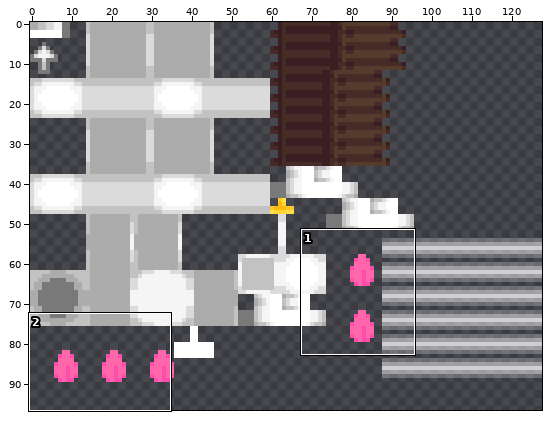
Sprite sheet -- src/main/resources/assets/awt/textures/blockentities/exteriors/whiteonion/whiteonion.png. The picture above shows the old version from afar; the outline marks the close-up.
Close-up. First the earlier version:
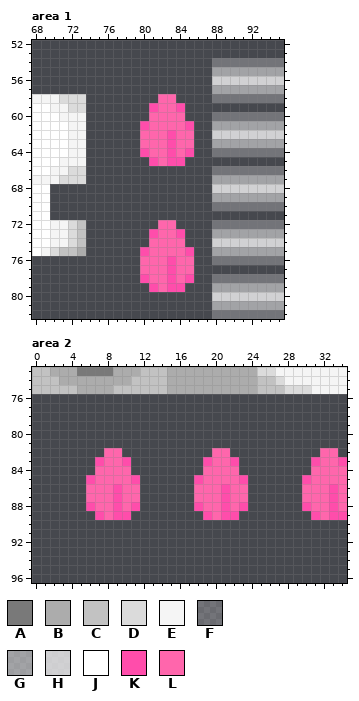
The file is 128x128 pixels. Shown: area 1: x 68..95, y 52..82; area 2: x 0..34, y 73..96. The wide view leaves out empty margins.
Palette (. is transparent): A #797979  B #acacac  C #c2c2c2  D #dbdbdb  E #f5f5f5  F #fbfbfb3f  G #ffffff7f  H #ffffffbf  J #ffffff  K #ff4dab  L #ff66ac
Pixels before, area 1, first column x 68:
54 ....................FFFFFFFF
55 ....................GGGGGGGG
56 ....................HHHHHHHH
57 ....................GGGGGGGG
58 EEEDDD........LL....FFFFFFFF
59 JJEEDD.......KLLK...........
60 JJJEEE.......LLLL...FFFFFFFF
61 JJJJEE......KLLLLK..GGGGGGGG
62 JJJJEE......LLLKLL..HHHHHHHH
63 JJJJEE......LLLKLL..GGGGGGGG
64 JJJJEE......KLLKLK..FFFFFFFF
65 JJJEEE.......KLKK...........
66 JJEEDD..............FFFFFFFF
67 EEEDDD..............GGGGGGGG
68 JJ..................HHHHHHHH
69 JJ..................GGGGGGGG
70 JJ..................FFFFFFFF
71 JJ..........................
72 JJEEDC........LL....FFFFFFFF
73 JJEEDC.......KLLK...GGGGGGGG
74 JJEEDC.......LLLL...HHHHHHHH
75 JEDCCB......KLLLLK..GGGGGGGG
76 ............LLLKLL..FFFFFFFF
77 ............LLLKLL..........
78 ............KLLKLK..FFFFFFFF
79 .............KLKK...GGGGGGGG
80 ....................HHHHHHHH
81 ....................GGGGGGGG
82 ....................FFFFFFFF
Pixels before, area 2, first column x 0:
73 CCBBBAAAABBBCCCBBBBBBBBBBDDEEEEEEEE
74 CCCBBBBBBBBCCCCBBBBBBBBBBCCDEEEEEEE
75 CCCCCBBBBCCCCCCBBBBBBBBBBCCCDDDEEEE
76 ...................................
77 ...................................
78 ...................................
79 ...................................
80 ...................................
81 ...................................
82 ........LL..........LL..........LL.
83 .......KLLK........KLLK........KLLK
84 .......LLLL........LLLL........LLLL
85 ......KLLLLK......KLLLLK......KLLLL
86 ......LLLKLL......LLLKLL......LLLKL
87 ......LLLKLL......LLLKLL......LLLKL
88 ......KLLKLK......KLLKLK......KLLKL
89 .......KLKK........KLKK........KLKK
After:
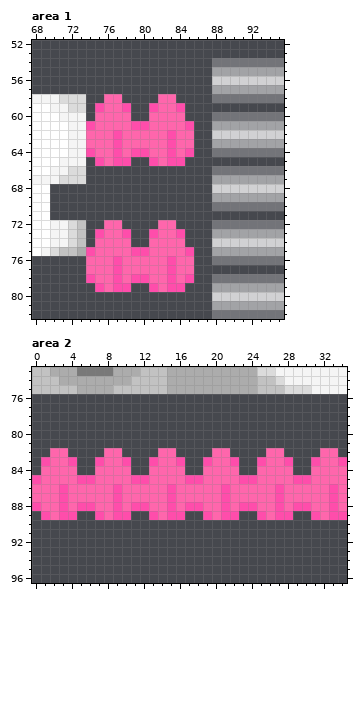
The exact change:
Area 1:
There is now colour K in row 59 at x 75 and 78; in row 61 at x 74 and 79; in rows 62 to 63 at x 77; in row 64 at x 74, 77 and 79; in row 65 at x 75 and 77 to 78; in row 73 at x 75 and 78.
There is now colour K in row 75 at x 74 and 79; in rows 76 to 77 at x 77; in row 78 at x 74, 77 and 79; in row 79 at x 75 and 77 to 78.
There is now colour L in rows 58 to 59 at x 76 to 77; in rows 60 to 61 at x 75 to 78; in rows 62 to 63 at x 74 to 76 and 78 to 79; in row 64 at x 75 to 76 and 78; in row 65 at x 76; in rows 72 to 73 at x 76 to 77.
There is now colour L in rows 74 to 75 at x 75 to 78; in rows 76 to 77 at x 74 to 76 and 78 to 79; in row 78 at x 75 to 76 and 78; in row 79 at x 76.
Area 2:
There is now colour K in row 83 at x 1, 4, 13, 16, 25 and 28; in row 85 at x 0, 5, 12, 17, 24 and 29; in rows 86 to 87 at x 3, 15 and 27; in row 88 at x 0, 3, 5, 12, 15, 17, 24, 27 and 29; in row 89 at x 1, 3 to 4, 13, 15 to 16, 25 and 27 to 28.
There is now colour L in rows 82 to 83 at x 2 to 3, 14 to 15 and 26 to 27; in rows 84 to 85 at x 1 to 4, 13 to 16 and 25 to 28; in rows 86 to 87 at x 0 to 2, 4 to 5, 12 to 14, 16 to 17, 24 to 26 and 28 to 29; in row 88 at x 1 to 2, 4, 13 to 14, 16, 25 to 26 and 28; in row 89 at x 2, 14 and 26.
Changed places in both close-ups, as pixel boxes (x1, y1, x2, y2):
added: (86, 94, 140, 166)
added: (86, 220, 140, 292)
added: (32, 448, 86, 520)
added: (140, 448, 194, 520)
added: (248, 448, 302, 520)
